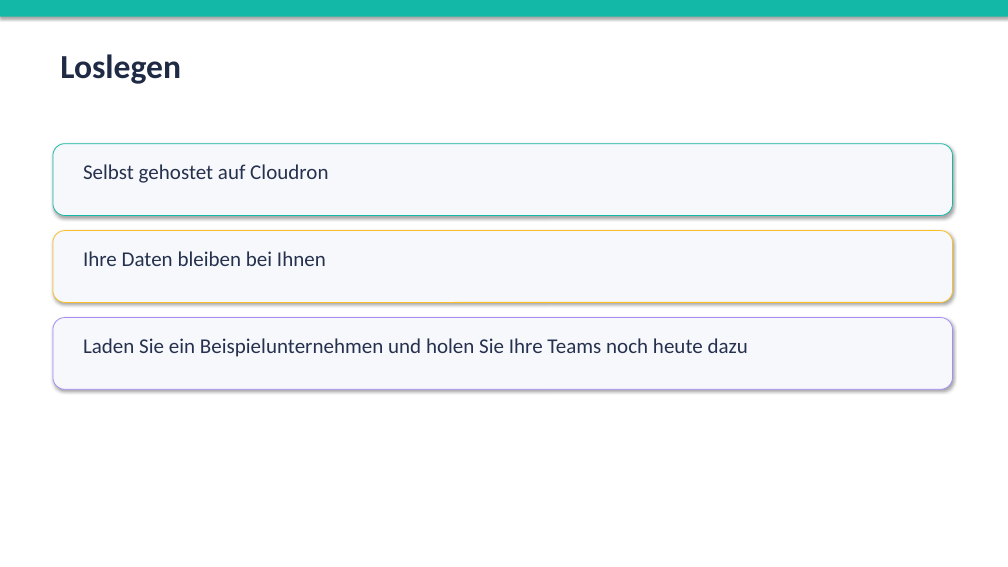
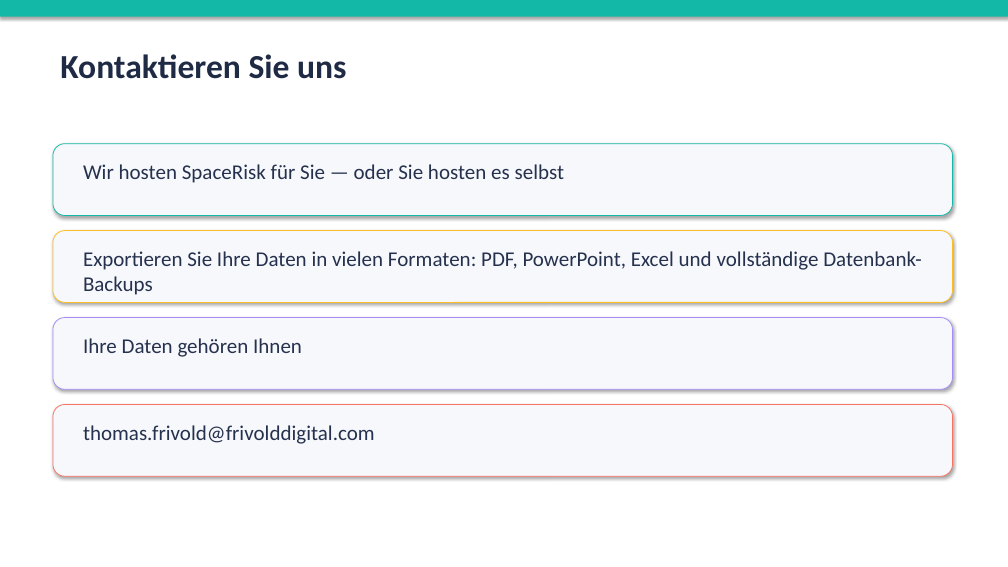
Before and after one commit to partoneoftwo/marketing-material, a slide deck: slide 11 of spacerisk/materials/de/spacerisk-sales-deck.pptx. Drawn at 1008x567 pixels with LibreOffice and Linux fonts; fonts in the diff are those of the drawing. Boxes give left, top, right and bottom in pixels: in the first picture for what was removed or moved away, otherwise in the second. Text is boxed around its words. In the diff, an @@ line names an element or a change of style, - is before the commit and + after.

```diff
--- a/spacerisk/materials/de/spacerisk-sales-deck.pptx
+++ b/spacerisk/materials/de/spacerisk-sales-deck.pptx
@@ text at [60, 54, 346, 79]: text changed @@
-Loslegen
+Kontaktieren Sie uns
@@ text at [83, 164, 564, 183]: text changed @@
-Selbst gehostet auf Cloudron
+Wir hosten SpaceRisk für Sie — oder Sie hosten es selbst
@@ text at [83, 251, 922, 295]: text changed @@
-Ihre Daten bleiben bei Ihnen
+Exportieren Sie Ihre Daten in vielen Formaten: PDF, PowerPoint, Excel und vollständige Datenbank-Backups
@@ text at [83, 338, 302, 357]: text changed @@
-Laden Sie ein Beispielunternehmen und holen Sie Ihre Teams noch heute dazu
+Ihre Daten gehören Ihnen
@@ rounded rectangle added at [53, 405, 953, 476], fill #F6F8FC, outline #F97362 0.75 pt @@
@@ text added at [83, 425, 375, 444], 20 pt, text #26314D @@
+thomas.frivold@frivolddigital.com
```
Also in this commit, not shown: 54 other files.
